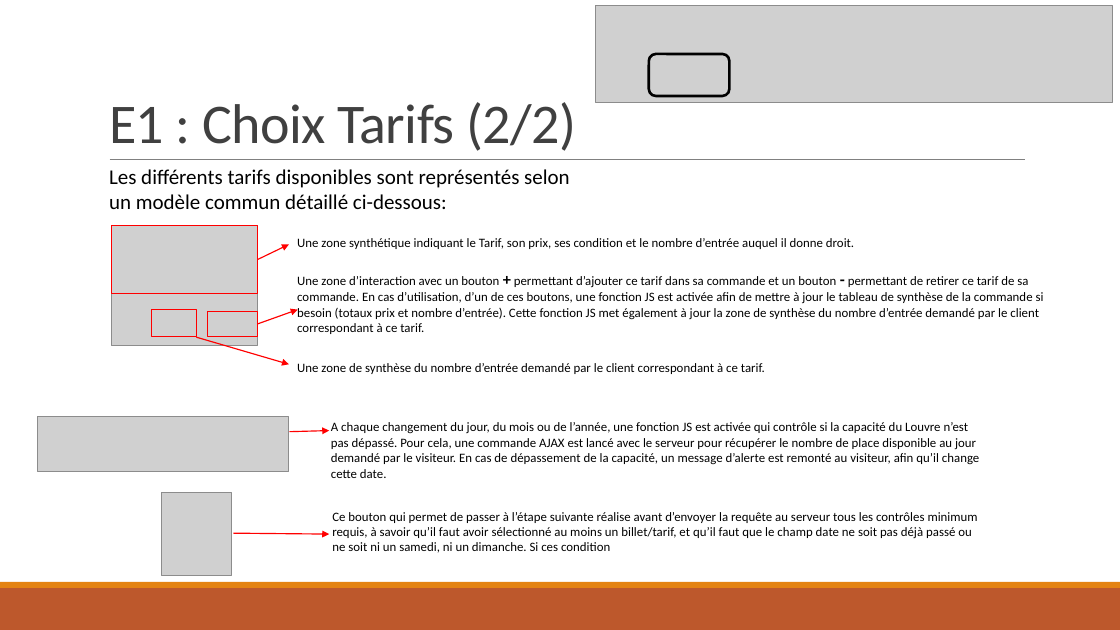
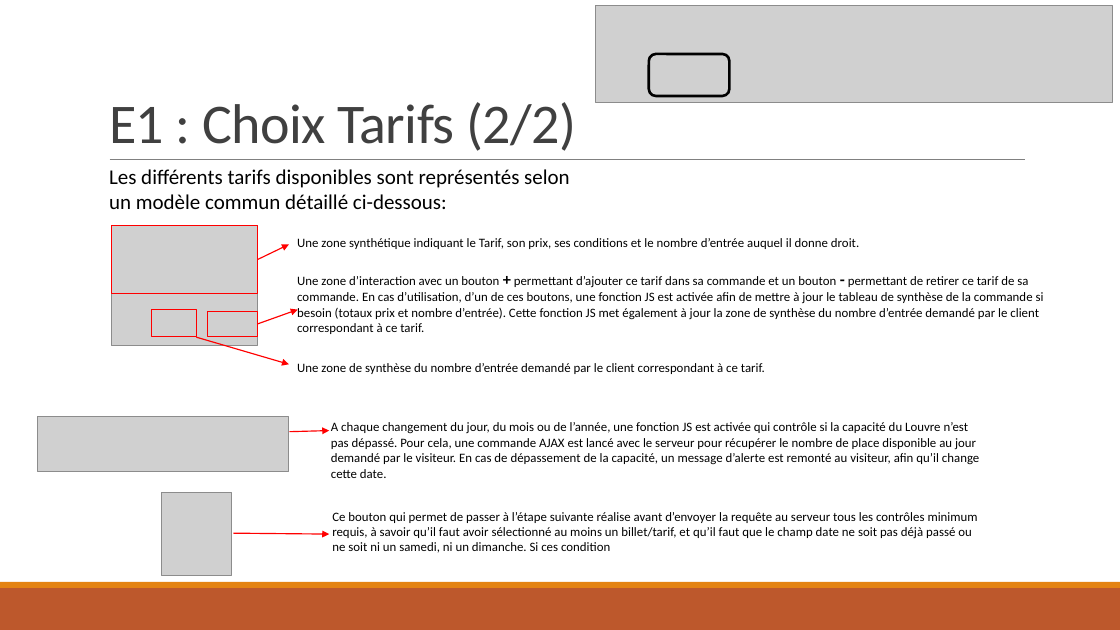
Before and after one commit to MarcoDec/Billets_Louvre, a slide deck: slide 4 of documentation/Livrables/Descriptif fonctionnel.pptx. Drawn at 1120x630 pixels with LibreOffice and Linux fonts; fonts in the diff are those of the drawing; grey boxes stand for pictures. Boxes give left, top, right and bottom in pixels: in the first picture for what was removed or moved away, otherwise in the second. Text is boxed around its words. In the diff, an @@ line names an element or a change of style, - is before the commit and + after.

```diff
--- a/documentation/Livrables/Descriptif fonctionnel.pptx
+++ b/documentation/Livrables/Descriptif fonctionnel.pptx
@@ text at [297, 238, 859, 249]: text changed @@
-Une zone synthétique indiquant le Tarif, son prix, ses condition et le nombre d’entrée auquel il donne droit.
+Une zone synthétique indiquant le Tarif, son prix, ses conditions et le nombre d’entrée auquel il donne droit.
```
Also in this commit, not shown: 1 other slide changed, 25 other files.
